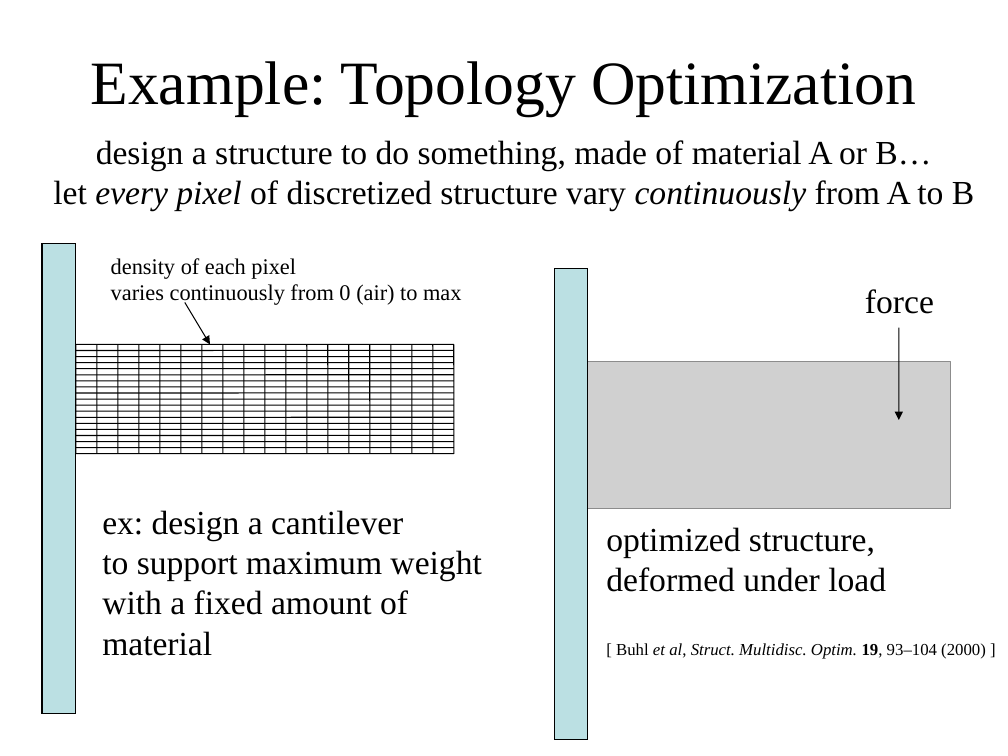
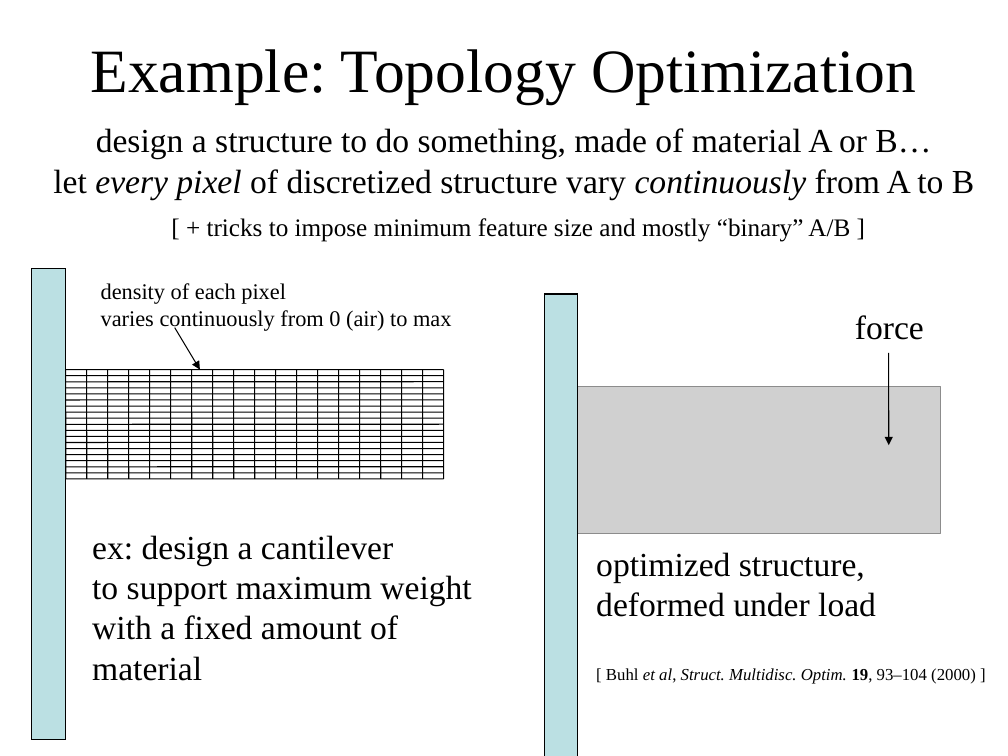
Before and after one commit to mitmath/18335, a slide deck: slide 13 of notes/optimization.pptx. Drawn at 1008x756 pixels with LibreOffice and Linux fonts; fonts in the diff are those of the drawing; grey boxes stand for pictures. Boxes give left, top, right and bottom in pixels: in the first picture for what was removed or moved away, otherwise in the second. Text is boxed around its words. In the diff, an @@ line names an element or a change of style, - is before the commit and + after.

```diff
--- a/notes/optimization.pptx
+++ b/notes/optimization.pptx
@@ title "Example: Topology Optimization" moved from (x1=91, y1=61, x2=916, y2=116) to (x1=91, y1=49, x2=916, y2=104) @@
@@ text "design a structure to do ..." moved from (x1=53, y1=140, x2=974, y2=211) to (x1=53, y1=128, x2=974, y2=199) @@
@@ text added at (x1=207, y1=218, x2=850, y2=242), 18 pt, text #000000 @@
+[ + tricks to impose minimum feature size and mostly “binary” A/B ]
@@ 38 lines, 4 texts, 2 rectangles, 2 arrows, 1 picture moved together from (x1=42, y1=244, x2=986, y2=740) to (x1=32, y1=269, x2=976, y2=756) @@
```
Also in this commit, not shown: 1 other slide changed, 2 other files.
